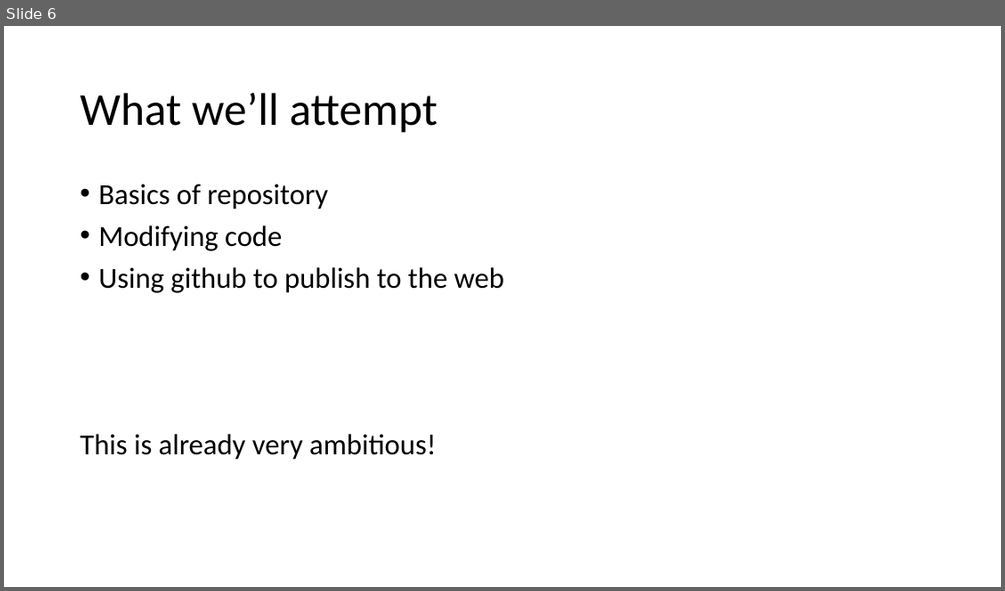
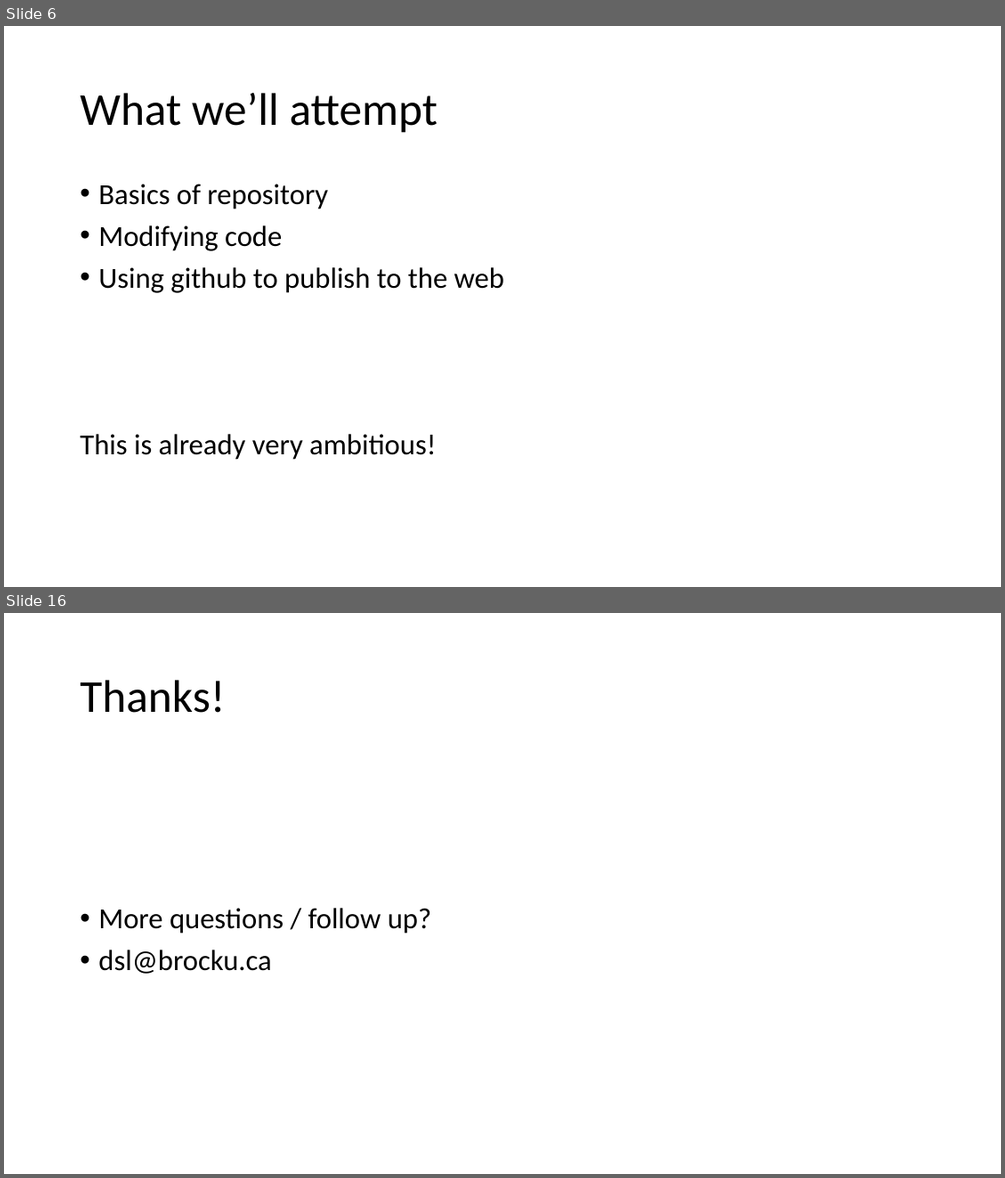
Before and after one commit to BrockDSL/github_for_researchers, a slide deck: Overview.pptx. Shown one above the other, each under a label of ours: slide 6 before the commit, slides 6 and 16 after it; the slides between them are not shown. The pictures are 1005x591 and 1005x1178 pixels, drawn with LibreOffice and Linux fonts; fonts in the diff are those of the drawing. Boxes give left, top, right and bottom in pixels: in the first picture for what was removed or moved away, otherwise in the second. Text is boxed around its words. In the diff, an @@ line names an element or a change of style, - is before the commit and + after.

```diff
--- a/Overview.pptx
+++ b/Overview.pptx
@@ slide 16 added at (4,613,1001,1174), background #FFFFFF @@
@@ title added at (80,680,225,713), 44 pt, text #000000 @@
+Thanks!
@@ text added at (98,908,431,973), 28 pt, text #000000 @@
+• More questions / follow up?
+• dsl@brocku.ca
```
Also in this commit, not shown: 7 slides changed, 2 other slides added, 1 other file.
